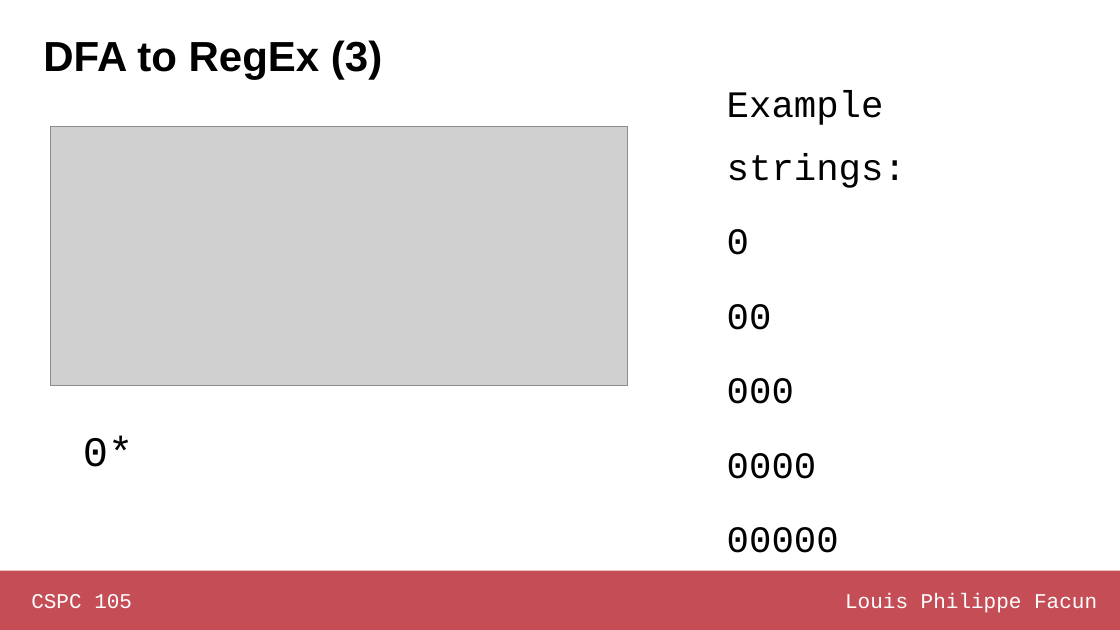
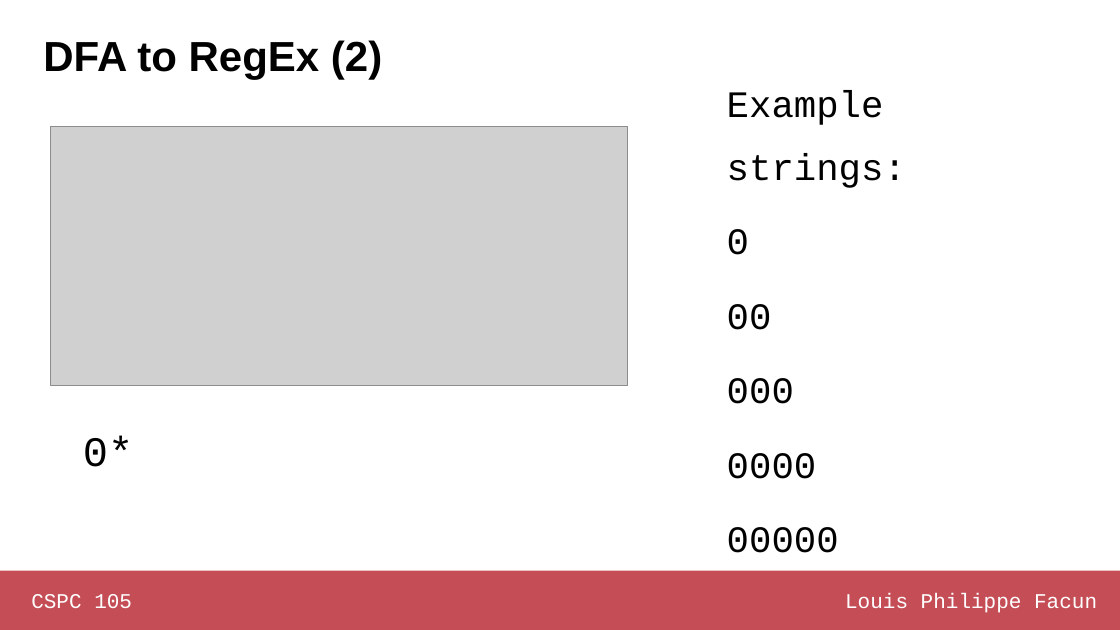
Before and after one commit to louisfacun/teaching, a slide deck: slide 9 of cspc105/2022/slides/lesson10.pptx (slide 10 before the commit). Drawn at 1120x630 pixels with LibreOffice and Linux fonts; fonts in the diff are those of the drawing; grey boxes stand for pictures. Boxes give left, top, right and bottom in pixels: in the first picture for what was removed or moved away, otherwise in the second. Text is boxed around its words. In the diff, an @@ line names an element or a change of style, - is before the commit and + after.

```diff
--- a/cspc105/2022/slides/lesson10.pptx
+++ b/cspc105/2022/slides/lesson10.pptx
@@ title at [43,40,382,80]: text changed @@
-DFA to RegEx (3)
+DFA to RegEx (2)
```
Also in this commit, not shown: 1 other slide changed, 1 slide removed.
